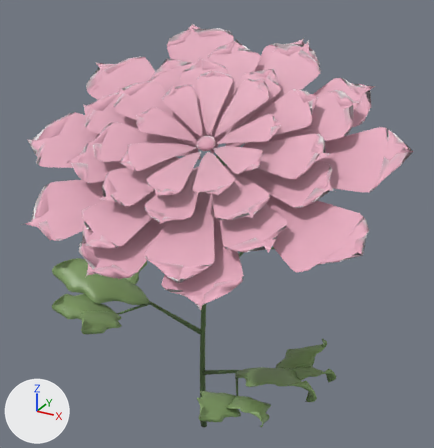
What one commit did to the glTF model www/models/flowers/peony-rare-v2.glb.
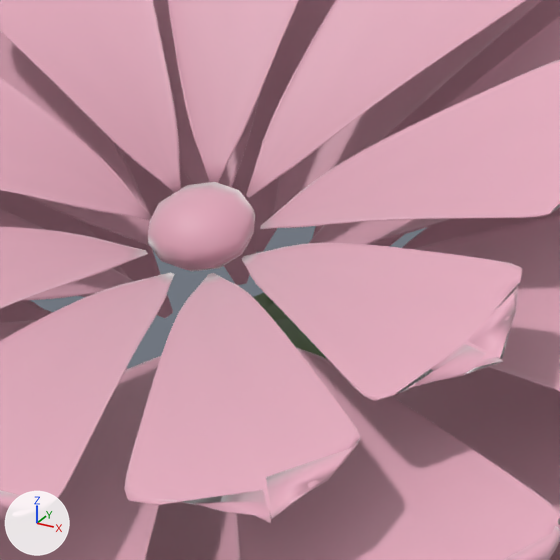
Each version appears first whole from a 50 mm camera at (1.151, -1.962, 2.056) aimed at (0.051, 0.038, 1.056), and next in a close-up on the part from 39% to 62% of the width and 23% to 45% of the height. Lighting does not change. The marker at lower left points along +X, +Y and +Z. The older version's two pictures come first. Vertices at exactly the same position are counted once.

Names of what the first close-up shows: 'peony-rare-v2-petal', 'peony-rare-v2-stem'.
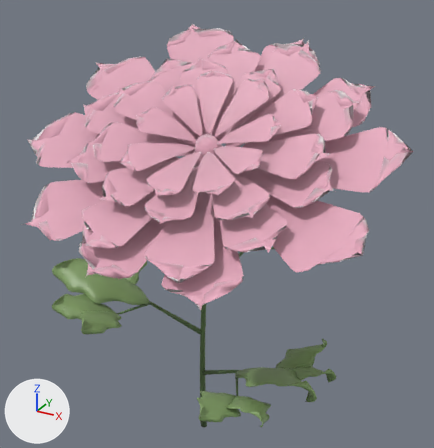
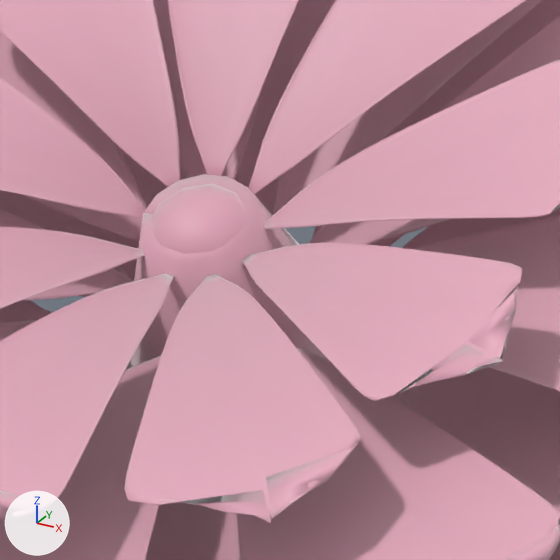
Pixel boxes [x1, y1, x2, y2] of what changed, in the close-ups (560 x 560 px):
part 1 of me_peony_rare_v2_petal, added (pink)
    after: [126, 174, 327, 370]

The change in detail:
me_peony_rare_v2_petal is used by ob_peony_rare_v2_petal; location (0.0, 0.0, 0.0).
me_peony_rare_v2_petal had 16024 vertices, 31892 faces and spanned x -0.635..0.793, y -0.64..0.45, z 1.081..1.814.
me_peony_rare_v2_petal now has 16142 vertices, 32128 faces and spans x -0.635..0.793, y -0.64..0.45, z 1.081..1.814.
me_peony_rare_v2_petal part 1: a new loose piece of 118 vertices spanning x -0.032..0.173, y -0.145..0.082, z 1.227..1.468, in mat_peony_petal_002.
